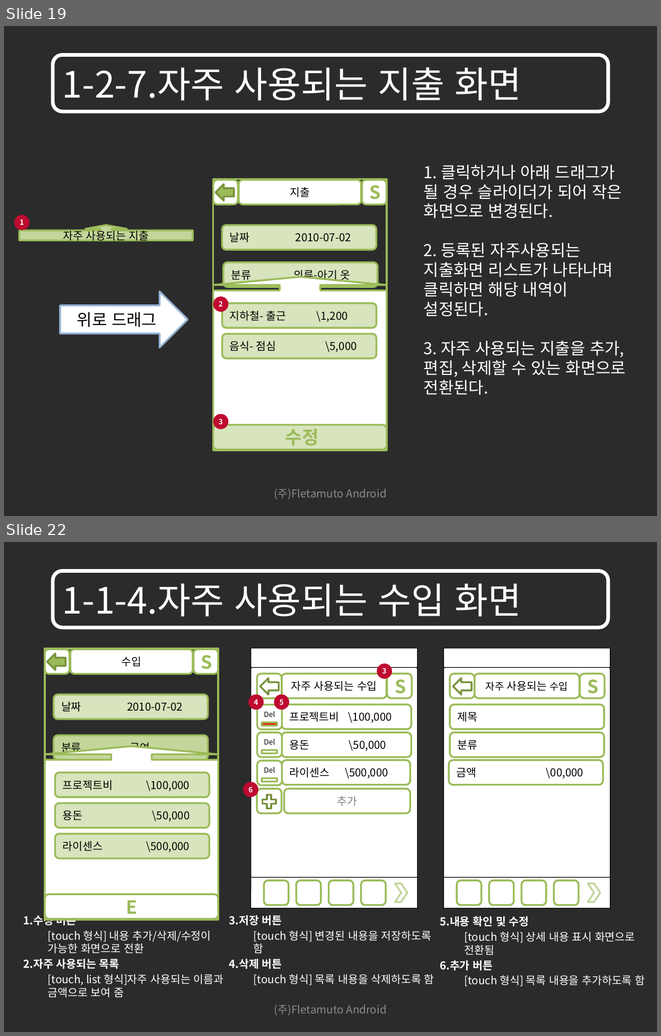
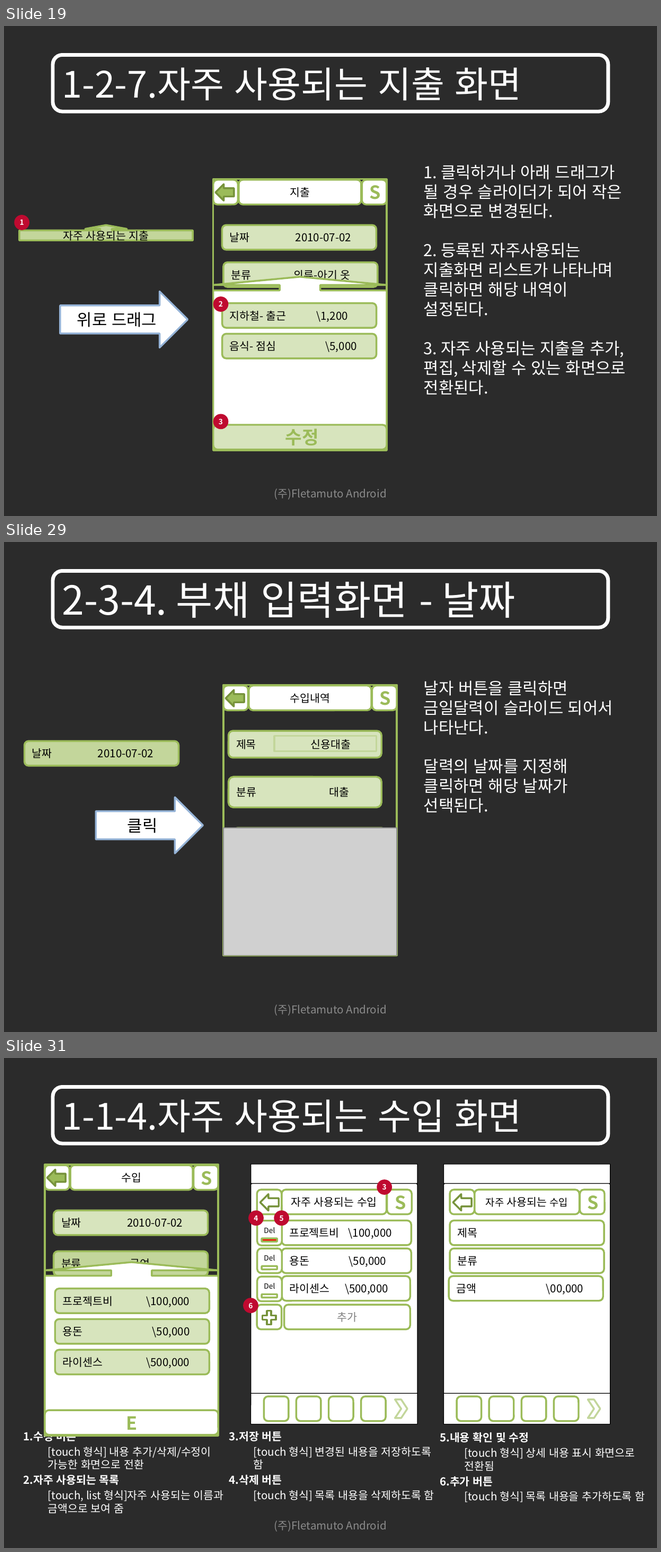
Before and after one commit to limjunghoon/fmfinance, a slide deck: trunk/DOC/GUI/재테크를 위한 어플리케이션 GUI_100906_V1.1.pptx. Shown one above the other, each under a label of ours: slides 19 and 22 before the commit, slides 19, 29 and 31 after it; the slides between them are not shown. The pictures are 661x1036 and 661x1552 pixels, drawn with LibreOffice and Linux fonts; fonts in the diff are those of the drawing; grey boxes stand for pictures; background and template pictures are left out; a plain dark background stands for a picture behind light text. Boxes give left, top, right and bottom in pixels: in the first picture for what was removed or moved away, otherwise in the second. Text is boxed around its words. In the diff, an @@ line names an element or a change of style, - is before the commit and + after.

```diff
--- a/trunk/DOC/GUI/재테크를 위한 어플리케이션 GUI_100906_V1.1.pptx
+++ b/trunk/DOC/GUI/재테크를 위한 어플리케이션 GUI_100906_V1.1.pptx
@@ slide 29 added at <box>4,542,657,1032</box>, background picture (left out) @@
@@ rounded rectangle added at <box>53,571,608,627</box>, outline #FFFFFF 4 pt, 44 pt, text #FFFFFF @@
+2-3-4. 부채 입력화면 - 날짜
@@ text added at <box>424,680,613,813</box>, 18 pt, text #FFFFFF @@
+날자 버튼을 클릭하면 금일달력이 슬라이드 되어서 나타난다.
+달력의 날짜를 지정해 클릭하면 해당 날짜가 선택된다.
@@ rectangle added at <box>223,685,397,955</box>, fill #FFFFFF, outline #9BBB59 2 pt @@
@@ rounded rectangle added at <box>223,686,248,711</box>, fill #FFFFFF, outline #9BBB59 2 pt @@
@@ right arrow added at <box>226,689,244,706</box>, fill #9BBB59, outline #77933C 2 pt @@
@@ rounded rectangle added at <box>249,686,372,711</box>, fill #FFFFFF, outline #9BBB59 2 pt, 12 pt, text #000000 @@
+수입내역
@@ rounded rectangle added at <box>372,686,397,711</box>, fill #FFFFFF, outline #9BBB59 2 pt, 20 pt, text #9BBB59, bold @@
+S
@@ rounded rectangle added at <box>229,731,381,758</box>, fill #D7E4BD, outline #9BBB59 2 pt, 12 pt, text #000000 @@
+제목 신용대출
@@ rounded rectangle added at <box>24,741,178,766</box>, fill #C3D69B, outline #9BBB59 2 pt, 12 pt, text #000000 @@
+날짜 2010-07-02
@@ rectangle added at <box>274,736,376,751</box>, outline #C3D69B 2 pt @@
@@ rounded rectangle added at <box>229,776,381,807</box>, fill #D7E4BD, outline #9BBB59 2 pt, 12 pt, text #000000 @@
+분류 대출
@@ right arrow added at <box>96,797,203,854</box>, fill #FFFFFF, outline #95B3D7 2 pt, 18 pt, text #000000 @@
+클릭
@@ picture added at <box>223,828,397,955</box> @@
@@ rounded rectangle added at <box>232,828,387,863</box>, fill #D7E4BD, outline #9BBB59 2 pt, 12 pt, text #000000 @@
+금액 \25,00,000 이백오심만원
@@ up arrow callout added at <box>223,935,397,955</box>, fill #C3D69B, outline #9BBB59 2 pt, 12 pt, text #000000 @@
+자주 사용되는 수입
@@ text added at <box>274,1004,387,1015</box>, 12 pt, text #8C8C8C @@
+(주)Fletamuto Android
@@ what was slide 22 is now slide 31 @@
```
Also in this commit, not shown: 4 slides changed, 7 other slides added, 2 slides removed, 2 other files.
